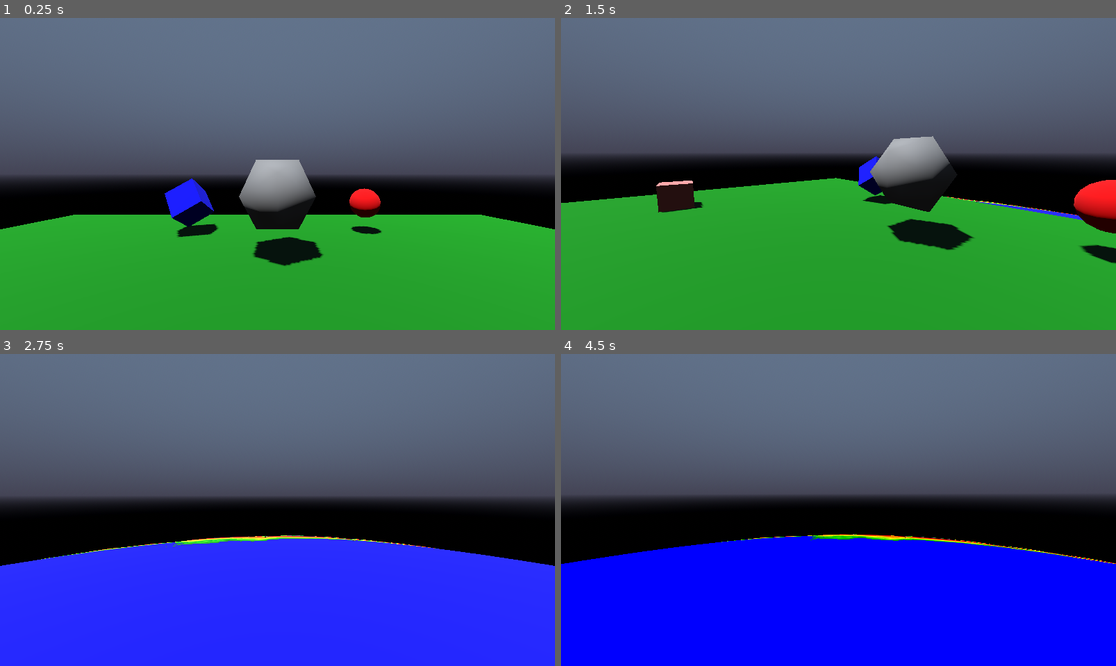
Above: before the commit, frames 1-4 (two rows, left to right).
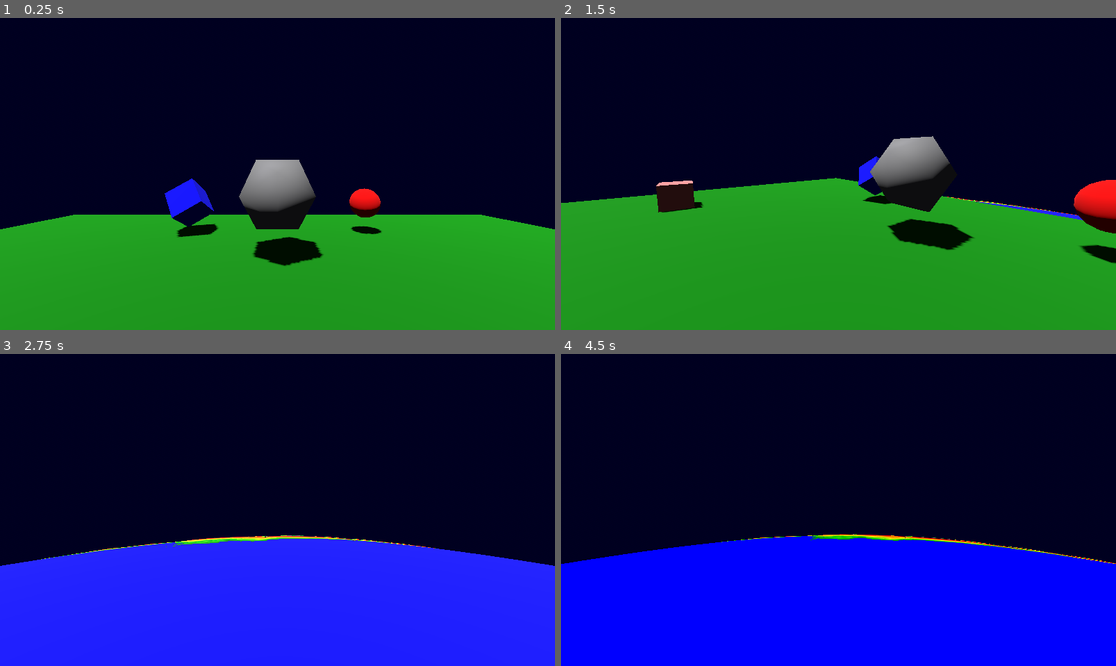
Above: after the commit, the same moments.

Repository: jmdejong/grip
Game: Godot game, scene res://scenes/universe.tscn
The game is run twice, just before and just after one commit, with the same random seed, the same clock (stepped at 60 frames per second) and the same inputs.
Inputs (mouse positions are in pixels of both pictures, inside the frame that each line leads up to):
- Up to frame 1 (0.25 s): no input
- Up to frame 2 (1.5 s): tap Enter at 0.5 s; move the mouse to (960, 158) at 0.52 s; hold D (right) 0.53-1.28 s; click (960, 158) at 0.6 s; move the mouse to (810, 174) at 1.27 s; hold W (forwards) from 1.28 s (still down); tap M (mark_position) at 1.35 s
- Up to frame 3 (2.75 s): keep holding W (forwards); move the mouse to (288, 503) at 2.02 s; hold Shift (sprint) from 2.03 s (still down)
- Up to frame 4 (4.5 s): keep holding W (forwards); move the mouse to (832, 516) at 2.77 s; release Shift (sprint) at 2.78 s; tap P (switch_render) at 2.85 s; tap Space (up) at 3.5 s; move the mouse to (877, 513) at 3.52 s; tap G (toggle_gravity) at 3.6 s; tap Enter at 4.25 s; move the mouse to (794, 506) at 4.27 s; click (794, 506) at 4.35 s

The runs differ from the first frame. In frame 1, 58% of the frame differs, in the area x 0-100%, y 0-68%; in frame 2, 51%; in frame 3, 59%; in frame 4, 59%.

Commit message:
normals take height into account

Diff:
--- a/code/face.gd
+++ b/code/face.gd
@@ -76,8 +76,21 @@
 			var iw: int = segments-iu-iv
 			var point: Point = subpoints[Vector3i(iu, iv, iw)]
 			var pos: Vector3 = point.pos
+			var normal: Vector3
+			if iw > iv && iw > iu:
+				normal = point.position().direction_to(subpoints[Vector3i(iu, iv+1, iw-1)].position()) \
+					.cross(point.position().direction_to(subpoints[Vector3i(iu+1, iv, iw-1)].position())) \
+					.normalized()
+			elif iu > iv:
+				normal = point.position().direction_to(subpoints[Vector3i(iu-1, iv, iw+1)].position()) \
+					.cross(point.position().direction_to(subpoints[Vector3i(iu-1, iv+1, iw)].position())) \
+					.normalized()
+			else:
+				normal = point.position().direction_to(subpoints[Vector3i(iu+1, iv-1, iw)].position()) \
+					.cross(point.position().direction_to(subpoints[Vector3i(iu, iv-1, iw+1)].position())) \
+					.normalized()
 			surface[Mesh.ARRAY_VERTEX].append(point.position())
-			surface[Mesh.ARRAY_NORMAL].append(point.normal())
+			surface[Mesh.ARRAY_NORMAL].append(normal)
 			surface[Mesh.ARRAY_COLOR].append(point.color())
 			surface[Mesh.ARRAY_CUSTOM0].append(point.height)
 			if iv > 0:
@@ -158,7 +171,7 @@
 		self.depth = depth
 
 	func position() -> Vector3:
-		return shape.surface_point(pos, max(height, -0.000001))
+		return shape.surface_point(pos, max(height * shape.height_multiplier, -0.000001))
 
 	func normal() -> Vector3:
 		return shape.core.direction_to(pos)
--- a/code/planet.gd
+++ b/code/planet.gd
@@ -7,11 +7,12 @@
 const FaceScene = preload("res://scenes/face.tscn")
 @export var gradient: Gradient
 var core: Vector3 = Vector3(0, 0, 0)
-@export var gradient_scale = 500
+@export var gradient_scale = 2000
 @export var height_base: float = 100
 @export var random_weight: float = 1000
 @export var material: Material
-var min_resolution: float = 1.0
+@export var height_multiplier: float = 1
+@export var min_resolution: float = 0.8
 
 func _enter_tree() -> void:
 	material.set_shader_parameter("gradient_scale", gradient_scale)
--- a/resources/height_gradient.tres
+++ b/resources/height_gradient.tres
@@ -1,5 +1,5 @@
 [gd_resource type="Gradient" format=3 uid="uid://dpwoi6kn3k1rl"]
 
 [resource]
-offsets = PackedFloat32Array(0, 0.108844, 0.282313, 0.428571, 0.598639, 0.846939, 1)
-colors = PackedColorArray(0, 0.533333, 0, 1, 0, 0.822222, 0, 1, 1, 1, 0, 1, 1, 0.533333, 0, 1, 1, 0, 0, 1, 0, 0, 0, 1, 0.533333, 0.533333, 0.533333, 1)
+offsets = PackedFloat32Array(0, 0.108844, 0.265306, 0.428571, 0.598639, 0.846939, 1)
+colors = PackedColorArray(0, 0.533333, 0, 1, 0, 0.822222, 0, 1, 0.933333, 0.933333, 0, 1, 1, 0.533333, 0, 1, 1, 0, 0, 1, 0, 0, 0, 1, 0.533333, 0.533333, 0.533333, 1)
--- a/scenes/universe.tscn
+++ b/scenes/universe.tscn
@@ -7,15 +7,16 @@
 [ext_resource type="ArrayMesh" uid="uid://cxur7kdo4i170" path="res://models/icosahedron2.obj" id="3_t4xrs"]
 [ext_resource type="PackedScene" uid="uid://bfk6sqf5ub7r" path="res://scenes/marker.tscn" id="6_2isk2"]
 
-[sub_resource type="ProceduralSkyMaterial" id="ProceduralSkyMaterial_x0wym"]
-sky_horizon_color = Color(0.266667, 0.266667, 0.333333, 1)
-ground_bottom_color = Color(0, 0, 0, 1)
-ground_horizon_color = Color(0.266667, 0.266667, 0.333333, 1)
-sun_angle_max = 20.0
-sun_curve = 0.310578
+[sub_resource type="ProceduralSkyMaterial" id="ProceduralSkyMaterial_uvsn1"]
+sky_top_color = Color(0, 0, 0.133333, 1)
+sky_horizon_color = Color(0, 0, 0.133333, 1)
+ground_bottom_color = Color(0, 0, 0.133333, 1)
+ground_horizon_color = Color(0, 0, 0.133333, 1)
+sun_angle_max = 90.0
+sun_curve = 0.1
 
 [sub_resource type="Sky" id="Sky_joldn"]
-sky_material = SubResource("ProceduralSkyMaterial_x0wym")
+sky_material = SubResource("ProceduralSkyMaterial_uvsn1")
 
 [sub_resource type="Environment" id="Environment_oak1v"]
 background_mode = 2
